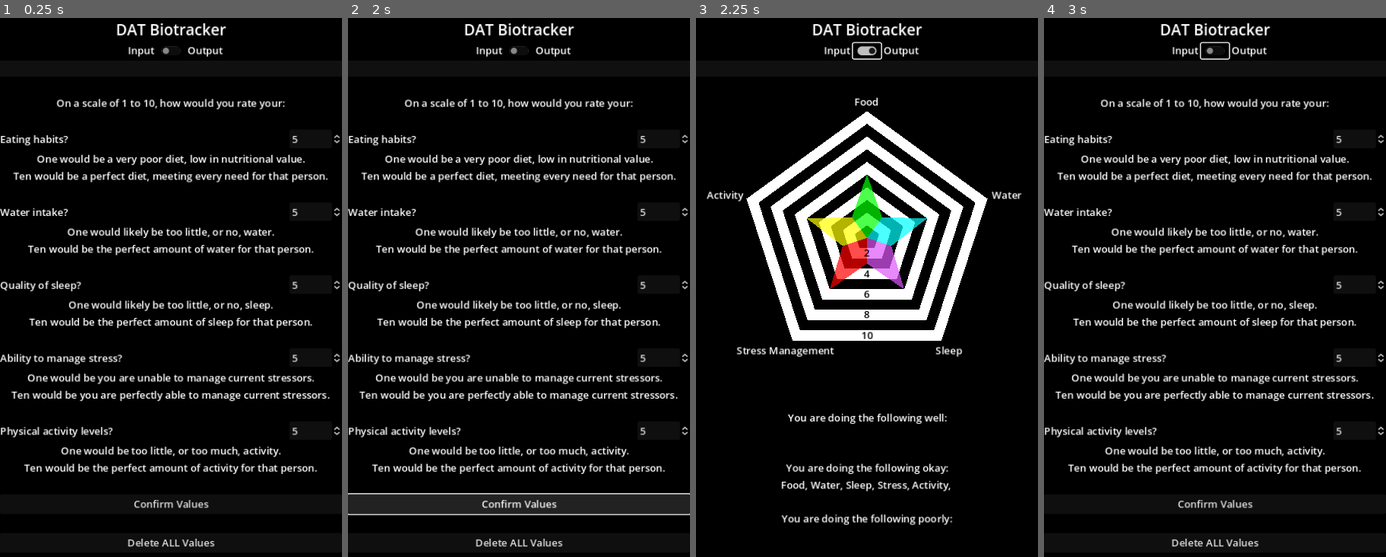
Above: before the commit, frames 1-4 (left to right).
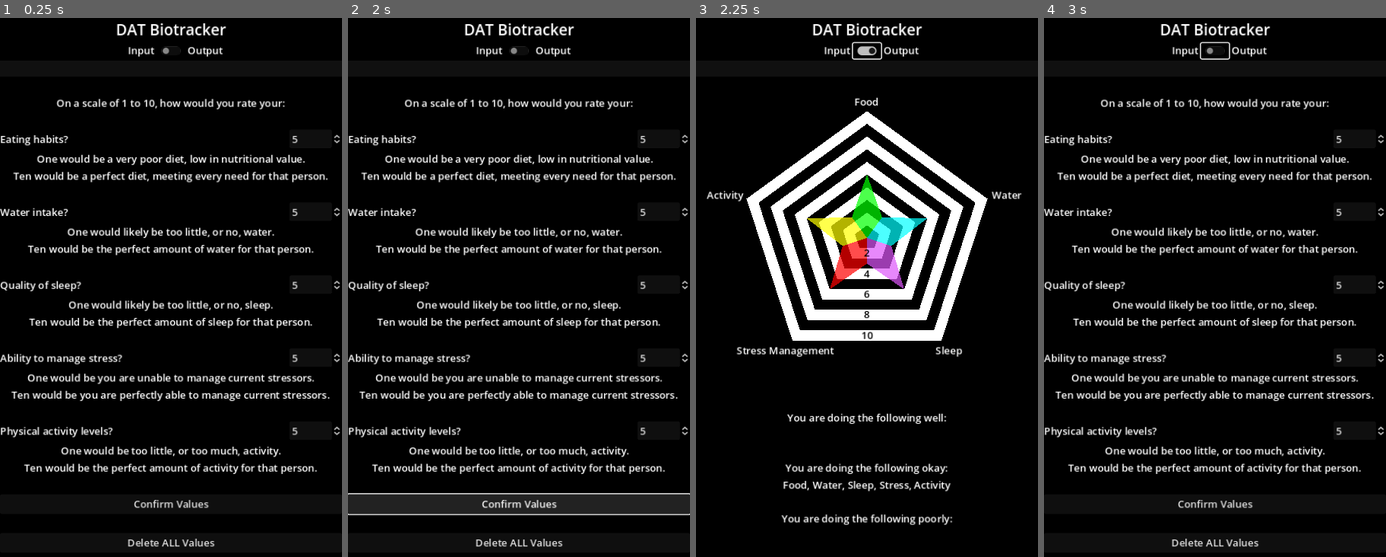
Above: after the commit, the same moments.

Repository: Thorqs/VitaPulsi
Game: Godot game, scene res://control.tscn
The game is run twice, just before and just after one commit, with the same random seed, the same clock (stepped at 60 frames per second) and the same inputs.
Inputs (mouse positions are in pixels of both pictures, inside the frame that each line leads up to):
- Up to frame 1 (0.25 s): no input
- Up to frame 2 (2 s): click "Confirm Values" at 0.5 s; click "Confirm Values" at 1.25 s
- Up to frame 3 (2.25 s): click (867, 50) at 2 s
- Up to frame 4 (3 s): click (1215, 50) at 2.75 s

Frames 1-2 are identical in both runs. In frame 3, 1.3% of the frame differs, in the area x 24-75%, y 73-88%; in frame 4, nothing differs.

Commit message:
Trim remaining commas in output display

Diff:
--- a/radar_display.gd
+++ b/radar_display.gd
@@ -135,6 +135,9 @@
 			WYDOK_label.text += meanbeans[mean] + ", "
 		else:
 			WYDP_label.text += meanbeans[mean] + ", "
+	WYDW_label.text = WYDW_label.text.trim_suffix(", ")
+	WYDOK_label.text = WYDOK_label.text.trim_suffix(", ")
+	WYDP_label.text = WYDP_label.text.trim_suffix(", ")
 
 	var food_peak = pos0*radar_scaling*means[0]
 	var water_peak = pos1*radar_scaling*means[1]
